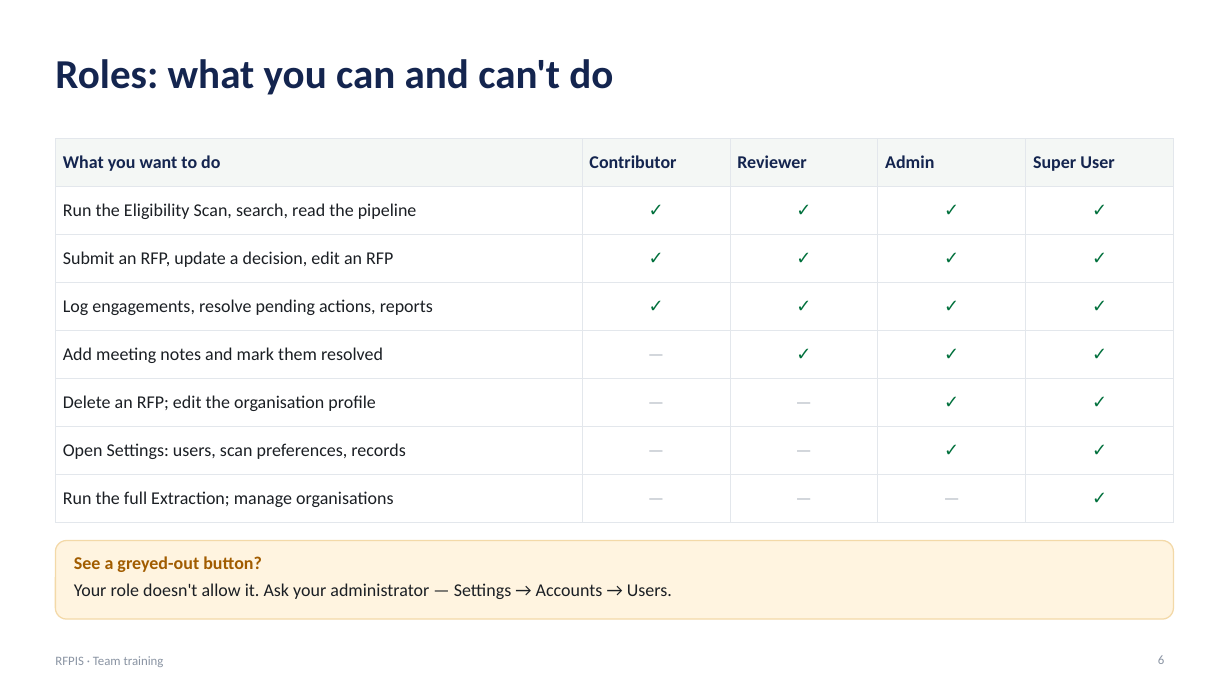
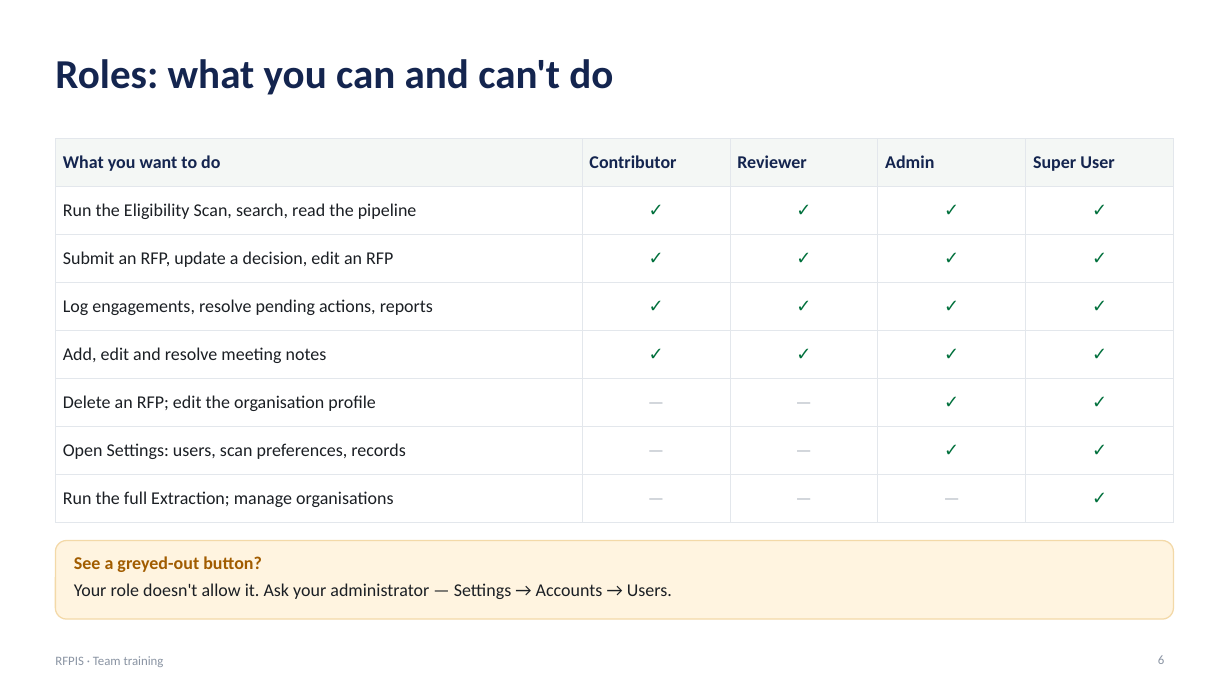
Before and after one commit to bensah/chai-rfpis, a slide deck: slide 6 of assets/help/RFPIS_Training_Deck.pptx. Drawn at 1232x693 pixels with LibreOffice and Linux fonts; fonts in the diff are those of the drawing. Boxes give left, top, right and bottom in pixels: in the first picture for what was removed or moved away, otherwise in the second. Text is boxed around its words. In the diff, an @@ line names an element or a change of style, - is before the commit and + after.

```diff
--- a/assets/help/RFPIS_Training_Deck.pptx
+++ b/assets/help/RFPIS_Training_Deck.pptx
@@ table at box(55, 139, 1174, 511) @@
-row 5, column 1: Add meeting notes and mark them resolved
+row 5, column 1: Add, edit and resolve meeting notes
-row 5, column 2: —
+row 5, column 2: ✓
```
Also in this commit, not shown: 3 other slides changed, 1 slide added, 14 other files.
